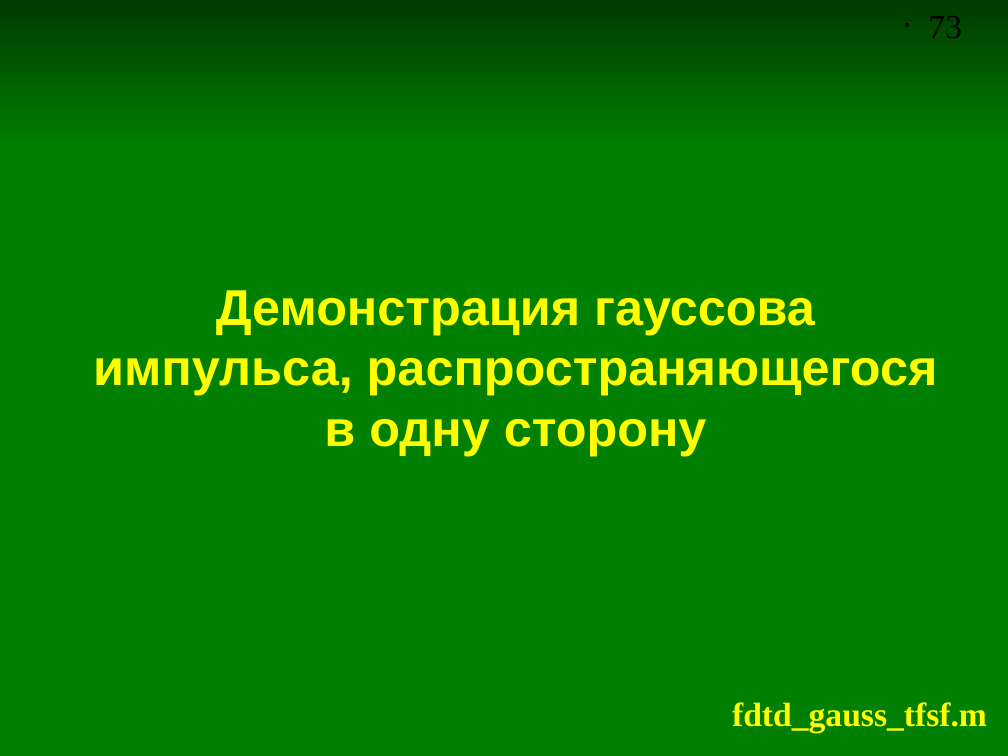
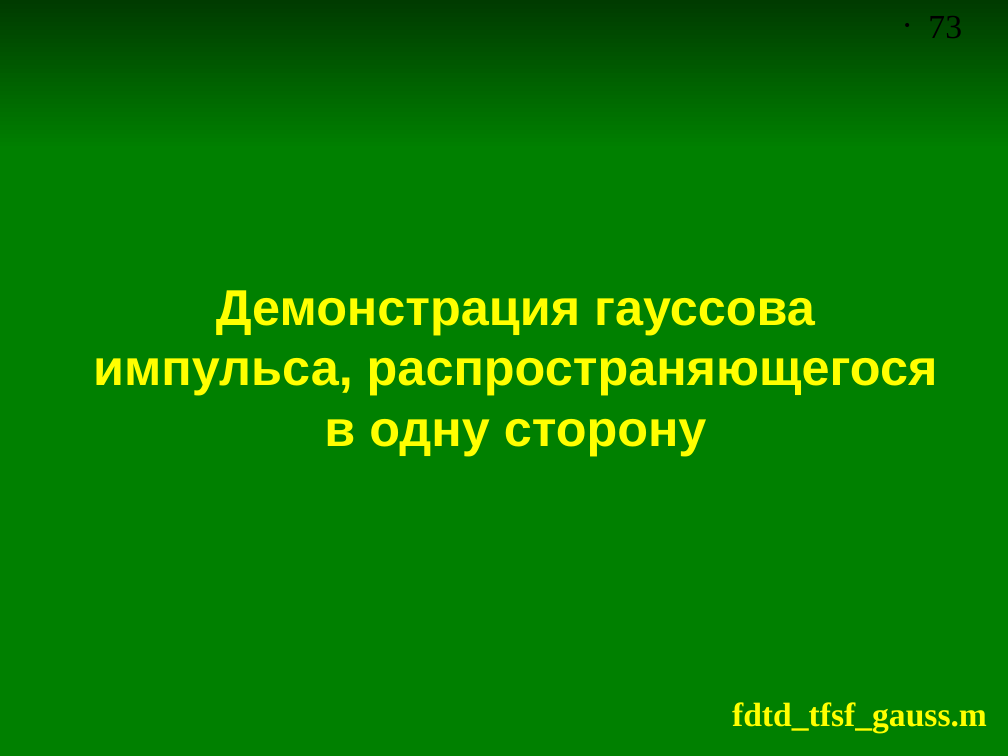
Before and after one commit to andris0147sv/modelling, a slide deck: slide 73 of presentations/2. FDTD.odp. Drawn at 1008x756 pixels with LibreOffice and Linux fonts; fonts in the diff are those of the drawing. Boxes give left, top, right and bottom in pixels: in the first picture for what was removed or moved away, otherwise in the second. Text is boxed around its words. In the diff, an @@ line names an element or a change of style, - is before the commit and + after.

Commit message:
Добавлены слайды про граничные условия ABC второй степени. Переименованы скрипты про метод TFSF

```diff
--- a/presentations/2. FDTD.odp
+++ b/presentations/2. FDTD.odp
@@ text at (732, 702, 987, 732): text changed @@
-fdtd_gauss_tfsf.m
+fdtd_tfsf_gauss.m
```
Also in this commit, not shown: 7 other slides changed, 17 slides added, 6 other files.
